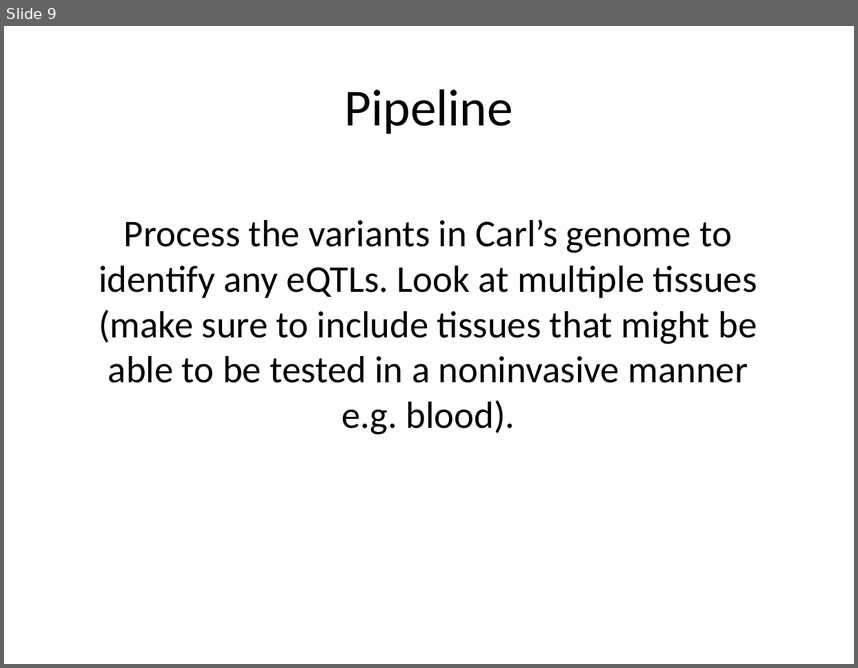
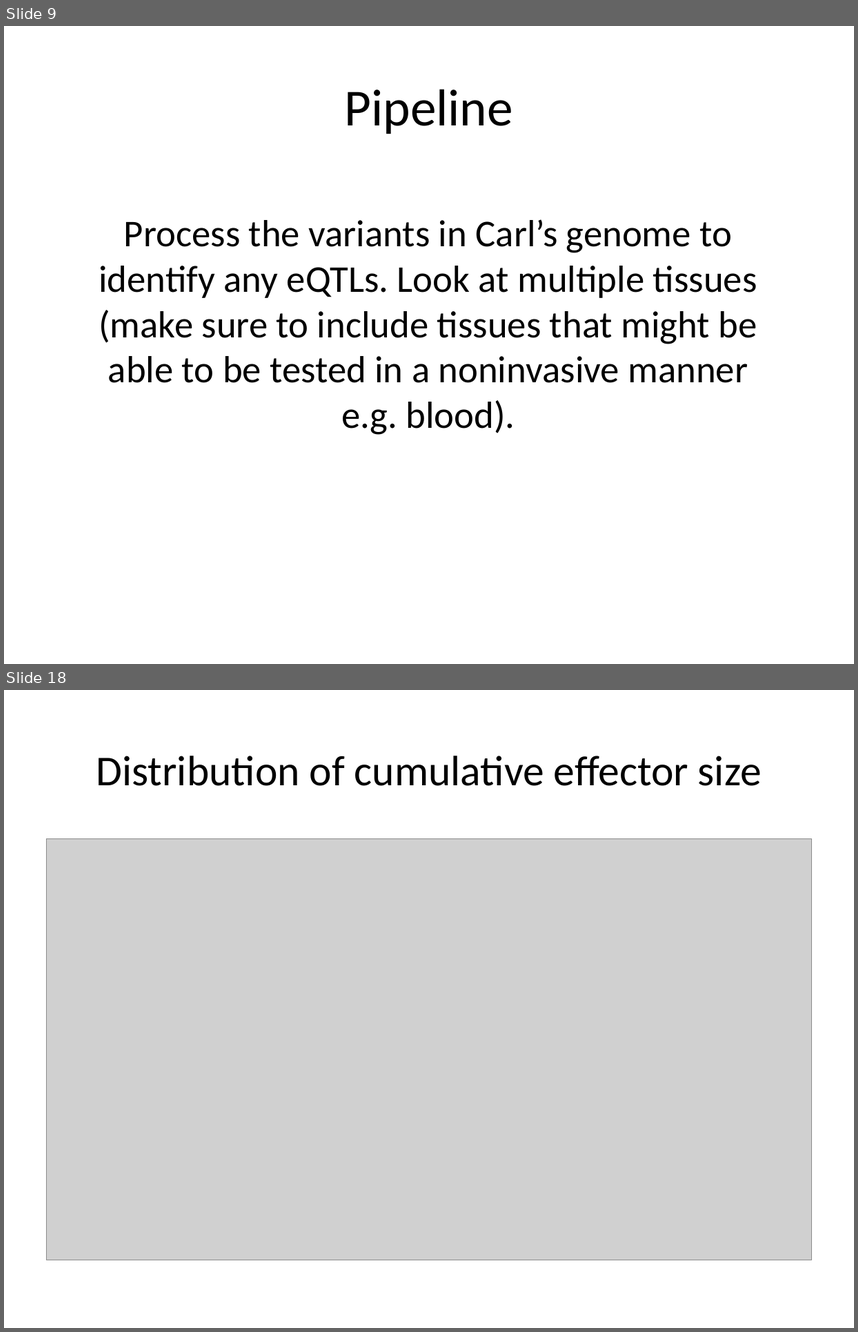
Before and after one commit to CBB752Spring2017/final-project-1-2-team-1-2, a slide deck: Presentation - 1.2.pptx. Shown one above the other, each under a label of ours: slide 9 before the commit, slides 9 and 18 after it; the slides between them are not shown. The pictures are 858x668 and 858x1332 pixels, drawn with LibreOffice and Linux fonts; fonts in the diff are those of the drawing; grey boxes stand for pictures. Boxes give left, top, right and bottom in pixels: in the first picture for what was removed or moved away, otherwise in the second. Text is boxed around its words. In the diff, an @@ line names an element or a change of style, - is before the commit and + after.

```diff
--- a/Presentation - 1.2.pptx
+++ b/Presentation - 1.2.pptx
@@ slide 18 added at box(4, 690, 854, 1328), background #FFFFFF @@
@@ title added at box(96, 756, 762, 786), 36 pt, text #000000 @@
+Distribution of cumulative effector size
@@ picture added at box(47, 839, 811, 1259) @@
```
Also in this commit, not shown: 16 other slides added.
